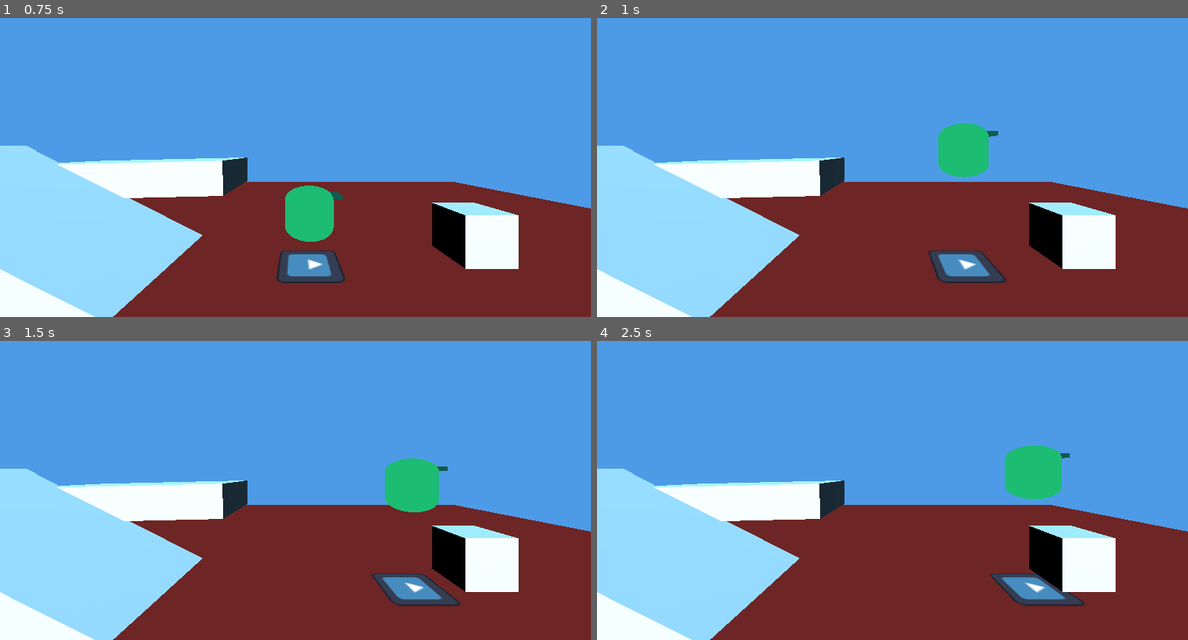
Above: before the commit, frames 1-4 (two rows, left to right).
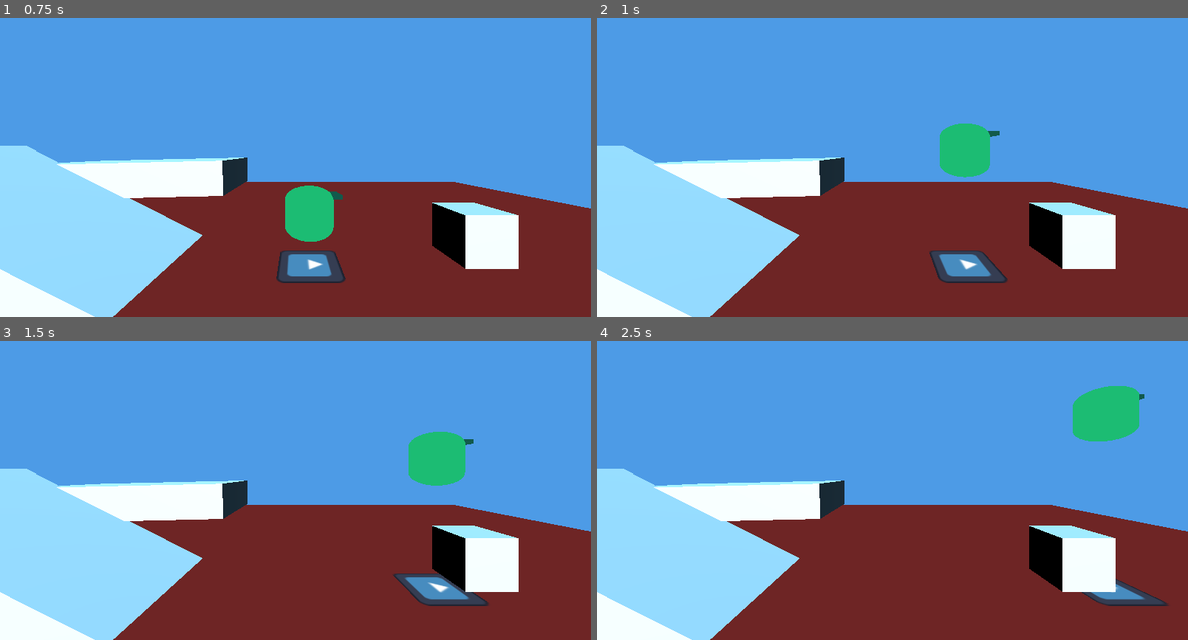
Above: after the commit, the same moments.

Repository: mcthaydt/cabaret-template
Game: Godot game, scene res://templates/base_scene_template.tscn
Two runs of this game, one before a commit and one after it. Both use one fixed random seed, a clock stepped at 60 frames per second and the inputs below. The engine's default icon, where the game draws it, is replaced by a stand-in: a white triangle on a blue panel in a dark square.
Inputs (mouse positions are in pixels of both pictures, inside the frame that each line leads up to):
- Up to frame 1 (0.75 s): tap Enter at 0.5 s; move the mouse to (425, 134) at 0.52 s; hold D (move_right) from 0.53 s (still down); tap Shift (sprint) at 0.6 s; click (425, 134) at 0.67 s
- Up to frame 2 (1 s): keep holding D (move_right); tap Space (jump) at 0.77, 0.8 s
- Up to frame 3 (1.5 s): tap Space (jump) at 1.07 s; release D (move_right) at 1.25 s; drag from (177, 490) to (265, 541) at 1.27 s
- Up to frame 4 (2.5 s): move the mouse to (951, 400) at 2.02 s; hold D (move_right) from 2.03 s (still down); tap Shift (sprint) at 2.1 s; tap Space (jump) at 2.3 s

Frame 1 is identical in both runs. In frame 2, 0.2% of the frame differs, in the area x 56-70%, y 35-89%; in frame 3, 3.5%; in frame 4, 5.1%, in the area x 66-97%, y 15-89%.

Commit message:
Fixed failed movement test + schema validation documentation

Diff:
--- a/resources/movement_default.tres
+++ b/resources/movement_default.tres
@@ -1,20 +1,7 @@
-[gd_resource type="Resource" load_steps=2]
+[gd_resource type="Resource" script_class="RS_MovementSettings" load_steps=2 format=3 uid="uid://biqv1v05phrab"]
 
-[ext_resource type="Script" path="res://scripts/ecs/resources/rs_movement_settings.gd" id="1_0"]
+[ext_resource type="Script" uid="uid://dpikeu40aqml4" path="res://scripts/ecs/resources/rs_movement_settings.gd" id="1_0"]
 
 [resource]
 script = ExtResource("1_0")
-max_speed = 6.0
-sprint_speed_multiplier = 1.5
-acceleration = 20.0
-deceleration = 25.0
-use_second_order_dynamics = true
-response_frequency = 1.0
-damping_ratio = 0.5
-grounded_damping_multiplier = 1.5
-air_damping_multiplier = 0.75
-grounded_friction = 30.0
-air_friction = 5.0
-strafe_friction_scale = 1.0
-forward_friction_scale = 1.0
-support_grace_time = 0.25
+air_control_scale = 0.6
--- a/scripts/state/m_state_manager.gd
+++ b/scripts/state/m_state_manager.gd
@@ -108,3 +108,181 @@
 	if _history.size() > _max_history_size:
 		_history.pop_front()
 	_history_index = _history.size() - 1
+
+func get_history() -> Array:
+	var results: Array = []
+	for entry in _history:
+		if typeof(entry) != TYPE_DICTIONARY:
+			continue
+		var action_variant: Variant = entry.get("action", {})
+		var state_variant: Variant = entry.get("state", {})
+		var action_copy: Dictionary = {}
+		if typeof(action_variant) == TYPE_DICTIONARY:
+			action_copy = action_variant.duplicate(true)
+		var state_copy: Variant
+		match typeof(state_variant):
+			TYPE_DICTIONARY, TYPE_ARRAY:
+				state_copy = state_variant.duplicate(true)
+			_:
+				state_copy = state_variant
+		results.append({
+			"action": action_copy,
+			"state": state_copy,
+		})
+	return results
+
+func step_backward() -> void:
+	if not _time_travel_enabled:
+		return
+	if _history.is_empty():
+		return
+	if _history_index <= 0:
+		return
+	_history_index -= 1
+	_restore_state_from_history(_history_index)
+
+func step_forward() -> void:
+	if not _time_travel_enabled:
+		return
+	if _history.is_empty():
+		return
+	if _history_index < 0:
+		return
+	if _history_index >= _history.size() - 1:
+		return
+	_history_index += 1
+	_restore_state_from_history(_history_index)
+
+func jump_to_action(index: int) -> void:
+	if not _time_travel_enabled:
+		return
+	if _history.is_empty():
+		return
+	if index < 0 or index >= _history.size():
+		return
+	if index == _history_index:
+		return
+	_history_index = index
+	_restore_state_from_history(_history_index)
+
+func export_history(path: String) -> Error:
+	var serializable: Array = []
+	for entry in _history:
+		if typeof(entry) != TYPE_DICTIONARY:
+			continue
+		var action_variant: Variant = entry.get("action", {})
+		var state_variant: Variant = entry.get("state", {})
+		var serialized_action: Dictionary = {}
+		if typeof(action_variant) == TYPE_DICTIONARY:
+			var type_value: String = str(action_variant.get("type", ""))
+			if type_value != "":
+				serialized_action["type"] = type_value
+			if action_variant.has("payload"):
+				var payload_variant: Variant = action_variant["payload"]
+				match typeof(payload_variant):
+					TYPE_DICTIONARY, TYPE_ARRAY:
+						serialized_action["payload"] = payload_variant.duplicate(true)
+					_:
+						serialized_action["payload"] = payload_variant
+			else:
+				serialized_action["payload"] = null
+		var serialized_state: Variant
+		match typeof(state_variant):
+			TYPE_DICTIONARY, TYPE_ARRAY:
+				serialized_state = state_variant.duplicate(true)
+			_:
+				serialized_state = state_variant
+		serializable.append({
+			"action": serialized_action,
+			"state": serialized_state,
+		})
+
+	var file := FileAccess.open(path, FileAccess.WRITE)
+	if file == null:
+		return FileAccess.get_open_error()
+	file.store_string(JSON.stringify(serializable))
+	file.close()
+	return OK
+
+func import_history(path: String) -> Error:
+	if !FileAccess.file_exists(path):
+		return ERR_FILE_NOT_FOUND
+
+	var file := FileAccess.open(path, FileAccess.READ)
+	if file == null:
+		return FileAccess.get_open_error()
+	var contents: String = file.get_as_text()
+	file.close()
+
+	var parsed_variant: Variant = JSON.parse_string(contents)
+	if typeof(parsed_variant) != TYPE_ARRAY:
+		push_error("Time Travel: History file must contain an Array.")
+		return ERR_PARSE_ERROR
+
+	var entries: Array = parsed_variant
+	var normalized_actions: Array = []
+	for entry in entries:
+		if typeof(entry) != TYPE_DICTIONARY:
+			continue
+		var action_variant: Variant = entry.get("action")
+		if typeof(action_variant) != TYPE_DICTIONARY:
+			continue
+		if !action_variant.has("type"):
+			continue
+		var type_string: String = str(action_variant.get("type", ""))
+		if type_string.is_empty():
+			continue
+		var normalized_action: Dictionary = {
+			"type": StringName(type_string),
+			"payload": null,
+		}
+		if action_variant.has("payload"):
+			var payload_variant: Variant = action_variant["payload"]
+			match typeof(payload_variant):
+				TYPE_DICTIONARY, TYPE_ARRAY:
+					normalized_action["payload"] = payload_variant.duplicate(true)
+				_:
+					normalized_action["payload"] = payload_variant
+		normalized_actions.append(normalized_action)
+
+	var previous_max: int = _max_history_size
+	enable_time_travel(false)
+	_reset_state_to_initial()
+	enable_time_travel(true, previous_max)
+
+	for action in normalized_actions:
+		dispatch(action)
+
+	return OK
+
+func _restore_state_from_history(index: int) -> void:
+	if index < 0 or index >= _history.size():
+		return
+	var entry: Variant = _history[index]
+	if typeof(entry) != TYPE_DICTIONARY:
+		return
+	var state_variant: Variant = entry.get("state", {})
+	if typeof(state_variant) != TYPE_DICTIONARY:
+		return
+	_apply_restored_state(state_variant)
+
+func _apply_restored_state(target_state: Dictionary) -> void:
+	_state = target_state.duplicate(true)
+	_state_version += 1
+	state_changed.emit(_state)
+
+func _reset_state_to_initial() -> void:
+	var initial_state: Dictionary = {}
+	for slice_name in _reducers.keys():
+		var reducer: Variant = _reducers[slice_name]
+		var initial_variant: Variant = {}
+		if reducer.has_method("get_initial_state"):
+			initial_variant = reducer.get_initial_state()
+		match typeof(initial_variant):
+			TYPE_DICTIONARY, TYPE_ARRAY:
+				initial_state[slice_name] = initial_variant.duplicate(true)
+			_:
+				initial_state[slice_name] = {}
+	_state = initial_state
+	_state_version += 1
+	state_changed.emit(_state)
--- a/tests/unit/ecs/systems/test_movement_system.gd
+++ b/tests/unit/ecs/systems/test_movement_system.gd
@@ -165,6 +165,19 @@
 	movement.settings.grounded_damping_multiplier = 2.0
 	movement.settings.air_damping_multiplier = 0.5
 	movement.settings.max_speed = 10.0
+	# Ensure equal target magnitude in air and ground to isolate damping
+	movement.settings.air_control_scale = 1.0
+
+	# Debug: capture key settings that influence second-order vs air control
+	print("[LOG][SOD Grounded vs Air] settings: freq=%.2f damping=%.2f g_mul=%.2f air_mul=%.2f air_control=%.2f max_speed=%.2f support_grace=%.2f" % [
+		movement.settings.response_frequency,
+		movement.settings.damping_ratio,
+		movement.settings.grounded_damping_multiplier,
+		movement.settings.air_damping_multiplier,
+		movement.settings.air_control_scale,
+		movement.settings.max_speed,
+		movement.settings.support_grace_time,
+	])
 
 	body.velocity = Vector3.ZERO
 	input.set_move_vector(Vector2.RIGHT)
@@ -176,7 +189,14 @@
 	system._physics_process(0.1)
 
 	var grounded_velocity: float = body.velocity.x
+	var grounded_dyn: Vector2 = movement.get_horizontal_dynamics_velocity()
 	var grounded_debug: Dictionary = movement.get_last_debug_snapshot()
+	print("[LOG][SOD] grounded: vel=%.4f dyn_vel=%.4f supported=%s desired=%.2f" % [
+		grounded_velocity,
+		grounded_dyn.x,
+		str(grounded_debug.get("supported", null)),
+		(grounded_debug.get("desired_velocity", Vector2.ZERO) as Vector2).x,
+	])
 
 	input.set_move_vector(Vector2.ZERO)
 	floating.update_support_state(false, now)
@@ -193,6 +213,17 @@
 	system._physics_process(0.1)
 
 	var air_velocity: float = body.velocity.x
+	var air_dyn: Vector2 = movement.get_horizontal_dynamics_velocity()
+	var air_debug: Dictionary = movement.get_last_debug_snapshot()
+	var expected_air_desired: float = movement.settings.max_speed * max(movement.settings.air_control_scale, 0.0)
+	print("[LOG][SOD] air: vel=%.4f dyn_vel=%.4f supported=%s desired=%.2f expected_adjusted_target=%.2f" % [
+		air_velocity,
+		air_dyn.x,
+		str(air_debug.get("supported", null)),
+		(air_debug.get("desired_velocity", Vector2.ZERO) as Vector2).x,
+		expected_air_desired,
+	])
+	print("[LOG][SOD] compare: grounded|%.4f| vs air|%.4f|" % [grounded_velocity, air_velocity])
 
 	assert_true(abs(grounded_velocity) < abs(air_velocity))
 	assert_true(grounded_debug["supported"])
--- /dev/null
+++ b/tests/unit/state/test_time_travel.gd
@@ -0,0 +1,169 @@
+extends BaseTest
+
+const STATE_MANAGER := preload("res://scripts/state/m_state_manager.gd")
+
+class ScoreReducer:
+	static func get_slice_name() -> StringName:
+		return StringName("game")
+
+	static func get_initial_state() -> Dictionary:
+		return {"score": 0}
+
+	static func get_persistable() -> bool:
+		return false
+
+	static func reduce(state: Dictionary, action: Dictionary) -> Dictionary:
+		var updated := state.duplicate(true)
+		if action.get("type", StringName("")) == StringName("game/add_score"):
+			updated["score"] += int(action.get("payload", 0))
+		return updated
+
+func _create_store() -> M_StateManager:
+	var store: M_StateManager = STATE_MANAGER.new()
+	add_child(store)
+	autofree(store)
+	return store
+
+func test_history_records_entries_and_returns_deep_copy() -> void:
+	var store := _create_store()
+	await get_tree().process_frame
+
+	store.register_reducer(ScoreReducer)
+	store.enable_time_travel(true, 10)
+
+	store.dispatch({
+		"type": StringName("game/add_score"),
+		"payload": 5,
+	})
+	store.dispatch({
+		"type": StringName("game/add_score"),
+		"payload": 3,
+	})
+
+	var history: Array = store.get_history()
+	assert_eq(history.size(), 2)
+	assert_eq(history[0]["action"]["type"], StringName("game/add_score"))
+	assert_eq(int(history[0]["state"]["game"]["score"]), 5)
+	assert_eq(int(history[1]["state"]["game"]["score"]), 8)
+
+	history[0]["action"]["payload"] = 999
+	history[0]["state"]["game"]["score"] = 123
+
+	var second_copy: Array = store.get_history()
+	assert_eq(int(second_copy[0]["action"]["payload"]), 5)
+	assert_eq(int(second_copy[0]["state"]["game"]["score"]), 5)
+
+func test_step_backward_and_forward_restores_state() -> void:
+	var store := _create_store()
+	await get_tree().process_frame
+
+	store.register_reducer(ScoreReducer)
+	store.enable_time_travel(true, 20)
+
+	var states: Array = []
+	var err := store.state_changed.connect(func(new_state: Dictionary) -> void:
+		states.append(new_state.duplicate(true))
+	)
+	assert_eq(err, OK)
+
+	store.dispatch({
+		"type": StringName("game/add_score"),
+		"payload": 2,
+	})
+	store.dispatch({
+		"type": StringName("game/add_score"),
+		"payload": 3,
+	})
+	store.dispatch({
+		"type": StringName("game/add_score"),
+		"payload": 4,
+	})
+
+	assert_eq(int(store.get_state()["game"]["score"]), 9)
+
+	store.step_backward()
+	assert_eq(int(store.get_state()["game"]["score"]), 5)
+
+	store.step_backward()
+	assert_eq(int(store.get_state()["game"]["score"]), 2)
+
+	store.step_backward()  # Should clamp at earliest entry.
+	assert_eq(int(store.get_state()["game"]["score"]), 2)
+
+	store.step_forward()
+	assert_eq(int(store.get_state()["game"]["score"]), 5)
+
+	store.step_forward()
+	assert_eq(int(store.get_state()["game"]["score"]), 9)
+
+	store.step_forward()  # Should clamp at latest entry.
+	assert_eq(int(store.get_state()["game"]["score"]), 9)
+
+	assert_true(states.size() >= 6)
+
+func test_jump_to_action_and_max_history_size() -> void:
+	var store := _create_store()
+	await get_tree().process_frame
+
+	store.register_reducer(ScoreReducer)
+	store.enable_time_travel(true, 3)
+
+	var payloads: Array = [1, 2, 3, 4, 5]
+	for value in payloads:
+		store.dispatch({
+			"type": StringName("game/add_score"),
+			"payload": value,
+		})
+
+	var history: Array = store.get_history()
+	assert_eq(history.size(), 3)
+
+	var expected_scores: Array = [6, 10, 15]
+	for index in range(history.size()):
+		assert_eq(int(history[index]["state"]["game"]["score"]), expected_scores[index])
+
+	store.jump_to_action(1)
+	assert_eq(int(store.get_state()["game"]["score"]), 10)
+
+	store.jump_to_action(5)  # Out of range, should ignore.
+	assert_eq(int(store.get_state()["game"]["score"]), 10)
+
+	store.jump_to_action(-1)  # Negative index ignored.
+	assert_eq(int(store.get_state()["game"]["score"]), 10)
+
+func test_export_and_import_history_rebuilds_state() -> void:
+	var store := _create_store()
+	await get_tree().process_frame
+
+	store.register_reducer(ScoreReducer)
+	store.enable_time_travel(true, 10)
+
+	store.dispatch({
+		"type": StringName("game/add_score"),
+		"payload": 4,
+	})
+	store.dispatch({
+		"type": StringName("game/add_score"),
+		"payload": 6,
+	})
+
+	var path := "user://time_travel_history.json"
+	var export_err: int = store.export_history(path)
+	assert_eq(export_err, OK)
+
+	store.queue_free()
+	await get_tree().process_frame
+
+	var imported_store := _create_store()
+	await get_tree().process_frame
+
+	imported_store.register_reducer(ScoreReducer)
+	imported_store.enable_time_travel(true, 10)
+
+	var import_err: int = imported_store.import_history(path)
+	assert_eq(import_err, OK)
+	assert_eq(int(imported_store.get_state()["game"]["score"]), 10)
+	assert_eq(imported_store.get_history().size(), 2)
+
+	if FileAccess.file_exists(path):
+		DirAccess.remove_absolute(path)
Not shown: 1 places in templates/player_template.tscn that only renumber resources
Not shown, added: tests/unit/state/test_time_travel.gd.uid
Not shown, changed: docs/redux_state_store/ELI5.md
Not shown, changed: docs/redux_state_store/redux_state_store_architecture.md
Not shown, changed: docs/redux_state_store/redux_state_store_plan.md
Not shown, changed: docs/redux_state_store/redux_state_store_prd.md
Not shown, changed: docs/redux_state_store/redux_state_store_tradeoffs.md
